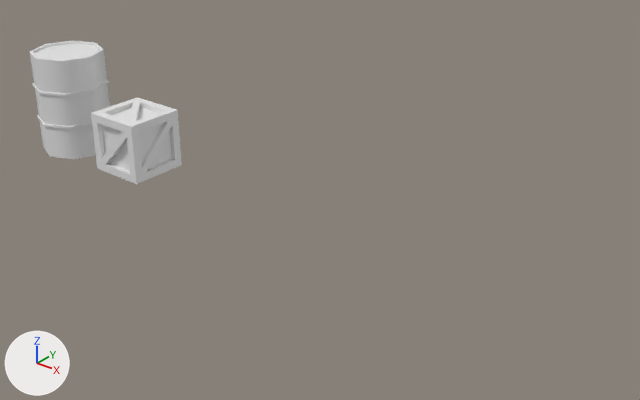
One commit to the FBX model TCP3/Assets/Resources/Arte/3D Models/Props/caixa&barril.fbx: the scene before it, then after it.
Before and after are seen from a camera (50 mm lens) standing at (1.05, -7.67, 5.37) and looking at (-5.27, 0.24, 0.46). Lighting does not change. The marker at lower left points along +X, +Y and +Z. Where no turn or scale is listed for an object, it has been applied to the vertices.

Objects in the first picture: 'Caixa de Mandeira', 'Circle.002'.
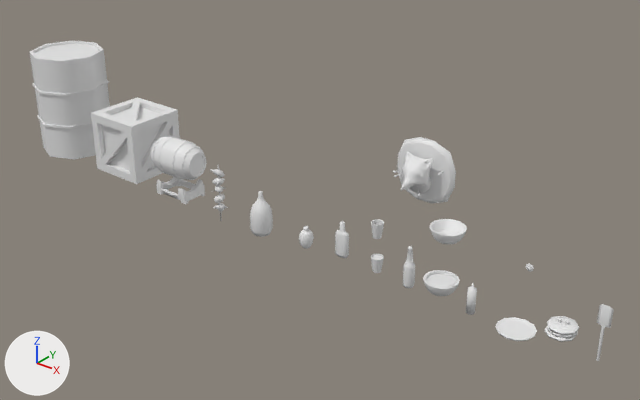
Where the newer file only moved an object's origin or applied its transform, the numbers keep the older frame.

Diff of the bpy script that builds the scene:
```diff
--- a/TCP3/Assets/Resources/Arte/3D Models/Props/caixa&barril.fbx.py
+++ b/TCP3/Assets/Resources/Arte/3D Models/Props/caixa&barril.fbx.py
@@ ob_cube_005 @@
+ob_cube_005 = bpy.data.objects.new('Cube.005', me_cube_015)  # 140 vertices, 148 faces; spans x -0.157..0.165, y -0.163..0.169, z -0.114..0.106
+ob_cube_005.location = (-1.774, -0.157, 0.253)
@@ ob_circle_011 @@
+ob_circle_011 = bpy.data.objects.new('Circle.011', me_circle_034)  # 36 vertices, 26 faces; spans x -0.219..0.219, y -0.219..0.219, z -0.009..0.012
+ob_circle_011.location = (-2.259, -0.195, 0.009)
@@ ob_cerveja_002 @@
+ob_cerveja_002 = bpy.data.objects.new('Cerveja.002', me_circle_038)  # 80 vertices, 74 faces; spans x -0.065..0.065, y -0.065..0.065, z -0.319..0.187
+ob_cerveja_002.location = (-3.615, -0.209, 0.36)
@@ ob_copo_006 @@
+ob_copo_006 = bpy.data.objects.new('Copo.006', me_circle_040)  # 80 vertices, 66 faces; spans x -0.074..0.074, y -0.074..0.074, z -0.104..0.091
+ob_copo_006.location = (-4.061, -0.226, 0.633)
@@ ob_whisky_002 @@
+ob_whisky_002 = bpy.data.objects.new('Whisky.002', me_circle_030)  # 80 vertices, 72 faces; spans x -0.088..0.088, y -0.042..0.042, z -0.283..0.178
+ob_whisky_002.location = (-4.573, -0.212, 0.38)
@@ ob_retopoflow_001 @@
+ob_retopoflow_001 = bpy.data.objects.new('RetopoFlow.001', me_retopoflow_001)  # 299 vertices, 262 faces; spans x -0.101..0.102, y -0.096..0.097, z -0.415..0.394
+ob_retopoflow_001.location = (-6.447, -0.38, 0.457)
@@ ob_garrafao_002 @@
+ob_garrafao_002 = bpy.data.objects.new('Garrafao.002', me_circle_031)  # 80 vertices, 74 faces; spans x -0.144..0.144, y -0.144..0.144, z -0.358..0.221
+ob_garrafao_002.location = (-5.815, -0.277, 0.392)
@@ ob_cube_001 @@
+ob_cube_001 = bpy.data.objects.new('Cube.001', me_cube_001)  # 660 vertices, 648 faces; spans x -4.9..6.5, y -37.4..59.5, z -44.9..57.3
+ob_cube_001.location = (-3.761, 0.041, 1.319)
+ob_cube_001.rotation_euler = (0.0, 0.0, -1.894)  # degrees (0, 0, -109)
+ob_cube_001.scale = (-0.0531, -0.00755, -0.00755)
@@ ob_plane_003 @@
+ob_plane_003 = bpy.data.objects.new('Plane.003', me_plane_003)  # 104 vertices, 88 faces; spans x -0.215..0.226, y -0.196..0.206, z -0.097..0.135
+ob_plane_003.location = (-3.234, -0.118, 0.173)
@@ ob_copo_002 @@
+ob_copo_002 = bpy.data.objects.new('Copo.002', me_circle_033)  # 80 vertices, 66 faces; spans x -0.074..0.074, y -0.074..0.074, z -0.13..0.064
+ob_copo_002.location = (-4.049, -0.224, 0.211)
@@ ob_parafuso @@
+ob_parafuso = bpy.data.objects.new('Parafuso', me_sphere_006)  # 44 vertices, 34 faces; spans x -0.0469..0.0469, y -0.0142..0.0114, z -0.0469..0.0469
+ob_parafuso.location = (-2.282, 0.016, 0.66)
@@ ob_plane_004 @@
+ob_plane_004 = bpy.data.objects.new('Plane.004', me_plane_004)  # 96 vertices, 82 faces; spans x -0.201..0.201, y -0.201..0.201, z -0.078..0.066
+ob_plane_004.location = (-3.227, -0.077, 0.805)
@@ ob_circle_013 @@
+ob_circle_013 = bpy.data.objects.new('Circle.013', me_circle_036)  # 96 vertices, 98 faces; spans x -0.282..0.282, y -0.201..0.201, z -0.077..0.14
+ob_circle_013.location = (-7.194, -0.367, 0.277)
@@ ob_circle @@
+ob_circle = bpy.data.objects.new('Circle', me_circle_004)  # 24 vertices, 22 faces; spans x -0.071..0.071, y -0.014..0.018, z -0.144..0.491
+ob_circle.location = (-1.326, -0.276, 0.229)
@@ ob_circle_012 @@
+ob_circle_012 = bpy.data.objects.new('Circle.012', me_circle_035)  # 44 vertices, 35 faces; spans x -0.049..0.05, y -0.048..0.05, z -0.25..0.129
+ob_circle_012.location = (-2.811, -0.196, 0.25)
@@ ob_corote_002 @@
+ob_corote_002 = bpy.data.objects.new('Corote.002', me_circle_032)  # 80 vertices, 74 faces; spans x -0.092..0.092, y -0.092..0.092, z -0.164..0.123
+ob_corote_002.location = (-5.121, -0.223, 0.2)
@@ ob_circle_014 @@
+ob_circle_014 = bpy.data.objects.new('Circle.014', me_circle_037)  # 368 vertices, 354 faces; spans x -0.372..0.372, y -0.246..0.246, z -0.266..0.266
+ob_circle_014.location = (-7.194, -0.367, 0.73)
```

Where the change shows, as pixel boxes (x1, y1, x2, y2) in the pictures (640 x 400 px):
'Cube.001', added: after (393, 137, 456, 204)
'Circle.014', added: after (150, 136, 207, 180)
'Garrafao.002', added: after (250, 191, 273, 237)
'Circle.011', added: after (495, 317, 537, 341)
'Circle.013', added: after (156, 177, 205, 204)
'Plane.004', added: after (429, 219, 467, 244)
'Plane.003', added: after (423, 270, 460, 296)
'Cube.005', added: after (544, 316, 579, 342)
'Circle', added: after (596, 304, 614, 361)
'Whisky.002', added: after (335, 221, 349, 259)
'Cerveja.002', added: after (403, 246, 415, 289)
'RetopoFlow.001', added: after (210, 167, 229, 221)
'Circle.012', added: after (466, 283, 477, 315)
'Corote.002', added: after (299, 226, 314, 249)
'Copo.006', added: after (371, 219, 384, 239)
'Copo.002', added: after (371, 254, 384, 273)
'Parafuso', added: after (526, 263, 534, 272)
